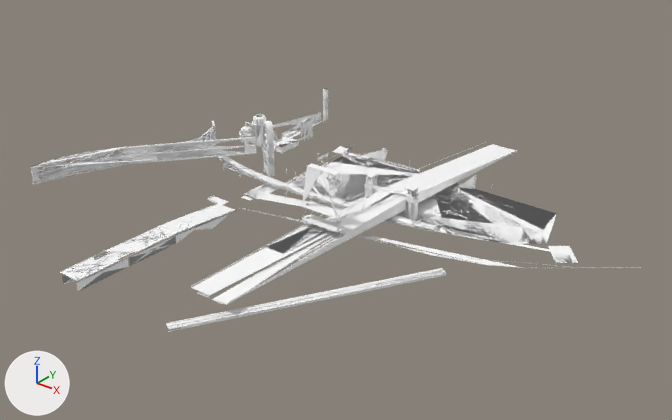
What one commit did to the glTF model models/street_island2_06.glb.
The view is the same before and after, from a 50 mm camera at (324.0, -945.0, 401.0) aimed at (-176.0, -321.0, 14.0). The lights are fixed; the arrows at lower left show +X, +Y and +Z. The older version comes first.

The first picture shows 'seg_1006', 'seg_1007', 'seg_1009', 'seg_1010', 'seg_1013', 'seg_1019', 'seg_379', 'seg_383', 'seg_387', 'seg_433', 'seg_750', 'seg_843', 'seg_849', 'seg_851', 'seg_931', 'seg_957' and 17 more.
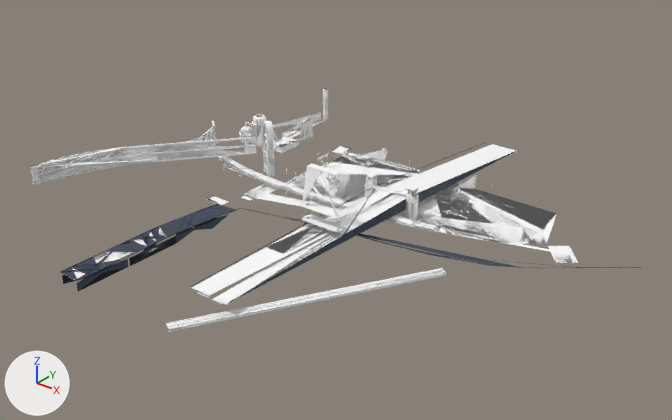
Where the change shows, as pixel boxes (x1, y1, x2, y2) in the pictures (672 x 420 px):
'seg_931', recoloured
    both: (191, 142, 518, 303)
'seg_1019', recoloured (white to greyish blue)
    both: (60, 226, 177, 281)
'seg_1009', recoloured (darker)
    both: (62, 236, 176, 291)
'seg_1013', recoloured
    both: (242, 208, 642, 268)
'seg_1010', recoloured (white to greyish blue)
    both: (160, 212, 213, 233)
'seg_1007', recoloured (darker)
    both: (176, 214, 229, 243)
'seg_1006', recoloured (white to greyish blue)
    both: (196, 203, 240, 219)

What the commit changed:
Material '__dark' (mat_dark) is new.
Its base color is (0.055, 0.07, 0.1) (greyish blue #424b59).
Its roughness is 1.0.
me_seg_931 has 40 vertices, 47 faces and spans x -171.0..-127.0, y -515.0..-50.0, z 0.0..22.0.
me_seg_931 no longer uses material mat_gc_footprint_std_alpha_t_bakegroup_island2_roads0_2x (white #ffffff).
me_seg_931 gains material mat_dark (greyish blue #424b59).
me_seg_1006 has 14 vertices, 18 faces and spans x -292.9..-269.2, y -392.7..-355.0, z 0.1..3.8.
me_seg_1006 no longer uses material mat_gc_z1_props_street_alpha_bakegroup_island2_roads0_2x (white #ffffff).
me_seg_1006 gains material mat_dark (greyish blue #424b59).
me_seg_1007 has 19 vertices, 18 faces and spans x -291.1..-271.1, y -439.1..-369.4, z -8.1..3.0.
me_seg_1007 no longer uses material mat_gc_z1_props_street_alpha_bakegroup_island2_roads0_2x (white #ffffff).
me_seg_1007 gains material mat_dark (greyish blue #424b59).
me_seg_1009 has 26 vertices, 29 faces and spans x -291.1..-271.1, y -550.7..-439.1, z -5.3..3.3.
me_seg_1009 no longer uses material mat_gc_z1_props_street_alpha_bakegroup_island2_roads0_2x (white #ffffff).
me_seg_1009 gains material mat_dark (greyish blue #424b59).
me_seg_1010 has 20 vertices, 30 faces and spans x -292.9..-269.2, y -439.1..-392.7, z 3.0..6.6.
me_seg_1010 no longer uses material mat_gc_z1_props_street_alpha_bakegroup_island2_roads0_2x (white #ffffff).
me_seg_1010 gains material mat_dark (greyish blue #424b59).
me_seg_1013 has 22 vertices, 31 faces and spans x -269.0..88.0, y -355.0..-223.0, z 0.0..1.0.
me_seg_1013 no longer uses material mat_gc_z1_props_street_alpha_bakegroup_island2_roads0_2x (white #ffffff).
me_seg_1013 gains material mat_dark (greyish blue #424b59).
me_seg_1019 has 40 vertices, 70 faces and spans x -292.9..-269.2, y -550.7..-439.1, z 5.8..6.7.
me_seg_1019 no longer uses material mat_gc_z1_props_street_alpha_bakegroup_island2_roads0_2x (white #ffffff).
me_seg_1019 gains material mat_dark (greyish blue #424b59).
